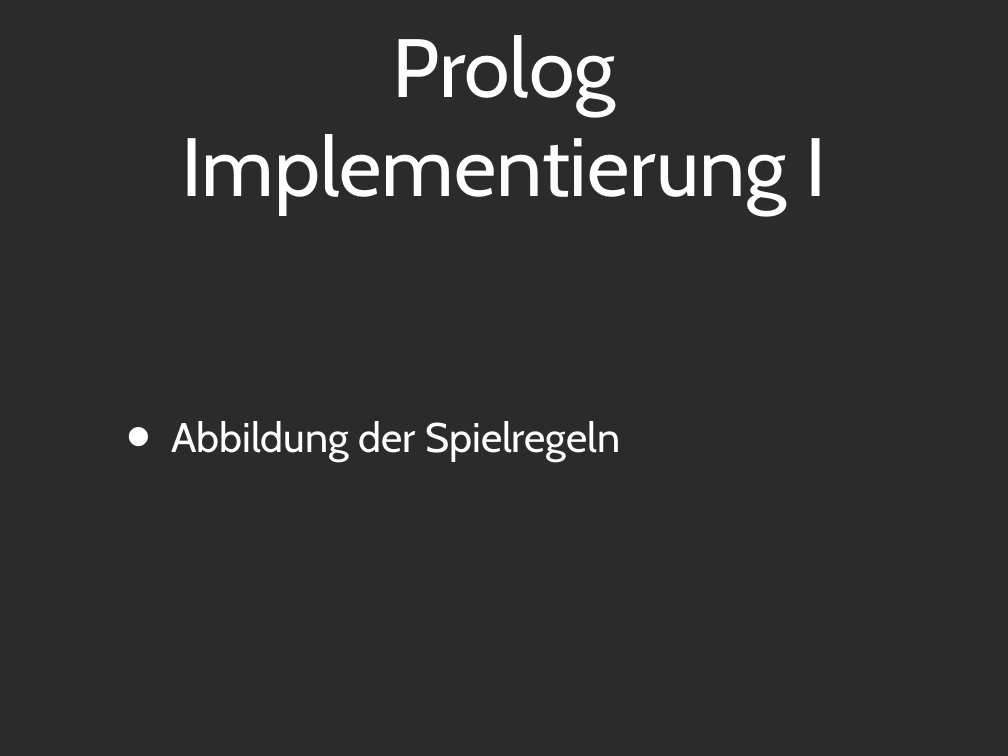
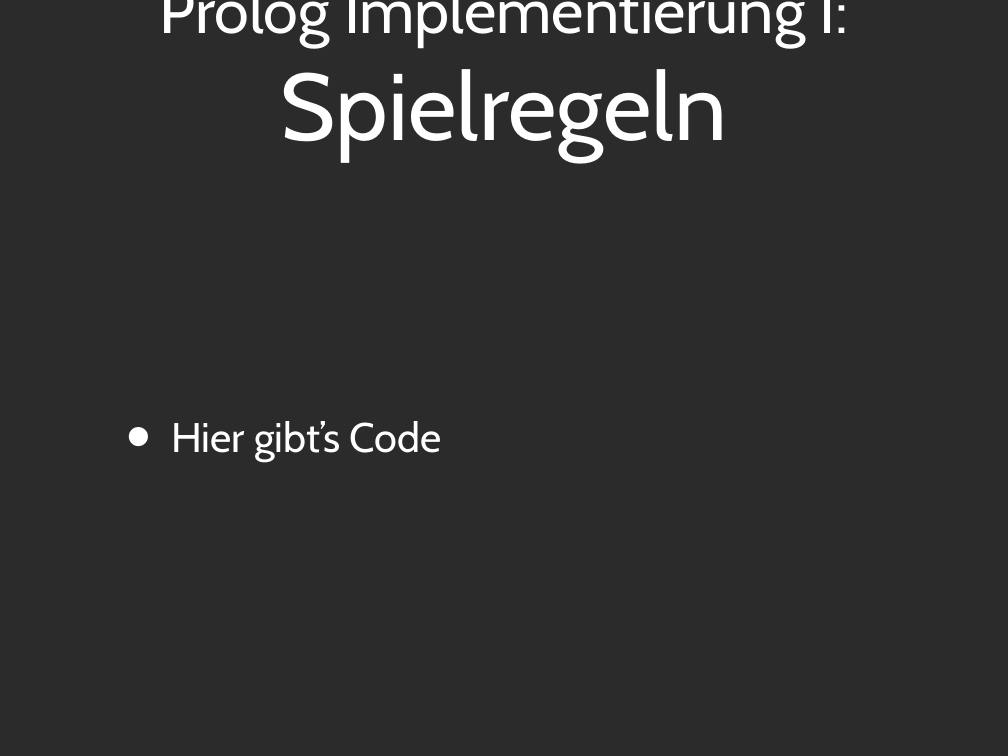
Before and after one commit to Tsopic/ai-battleship, a slide deck: slide 5 of Präsentation/Presentation_PPT.ppt. Drawn at 1008x756 pixels with LibreOffice and Linux fonts; fonts in the diff are those of the drawing; background and template pictures are left out; a plain dark background stands for a picture behind light text. Boxes give left, top, right and bottom in pixels: in the first picture for what was removed or moved away, otherwise in the second. Text is boxed around its words. In the diff, an @@ line names an element or a change of style, - is before the commit and + after.

```diff
--- a/Präsentation/Presentation_PPT.ppt
+++ b/Präsentation/Presentation_PPT.ppt
@@ title at box(160, 0, 849, 161): text changed; size 84 to 64 pt @@
-Prolog Implementierung I
+Prolog Implementierung I:
+Spielregeln
@@ text at box(171, 421, 441, 462): text changed @@
-• Abbildung der Spielregeln
+• Hier gibt’s Code
```
Also in this commit, not shown: 2 other slides changed, 2 slides added, 2 slides removed, 2 other files.
